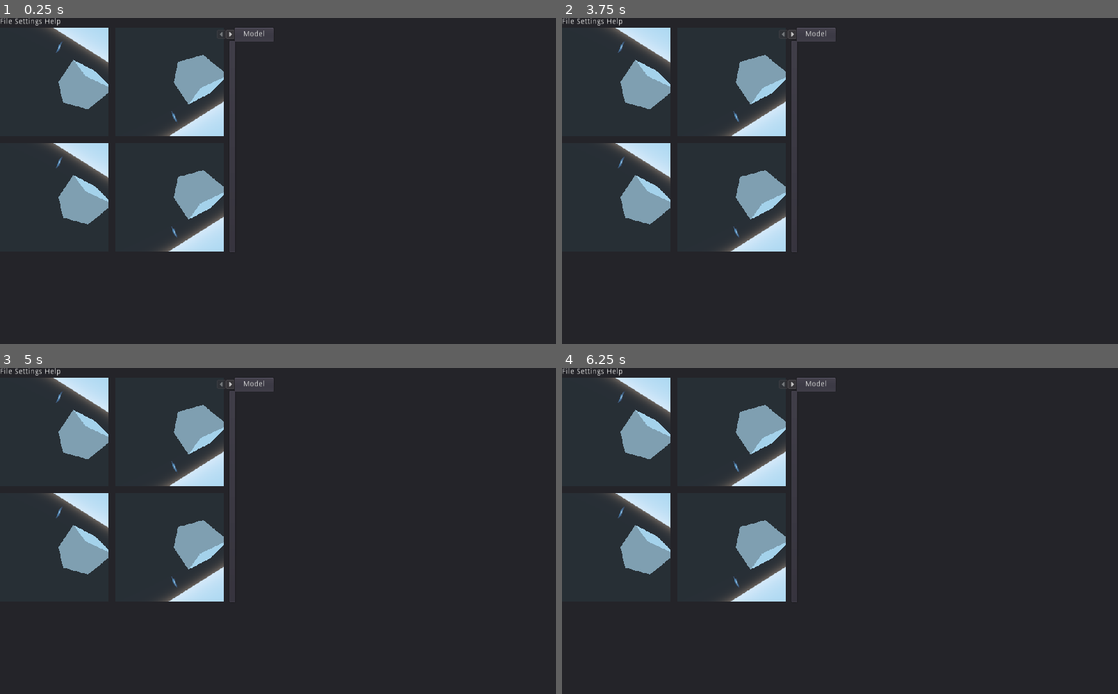
Above: before the commit, frames 1-4 (two rows, left to right).
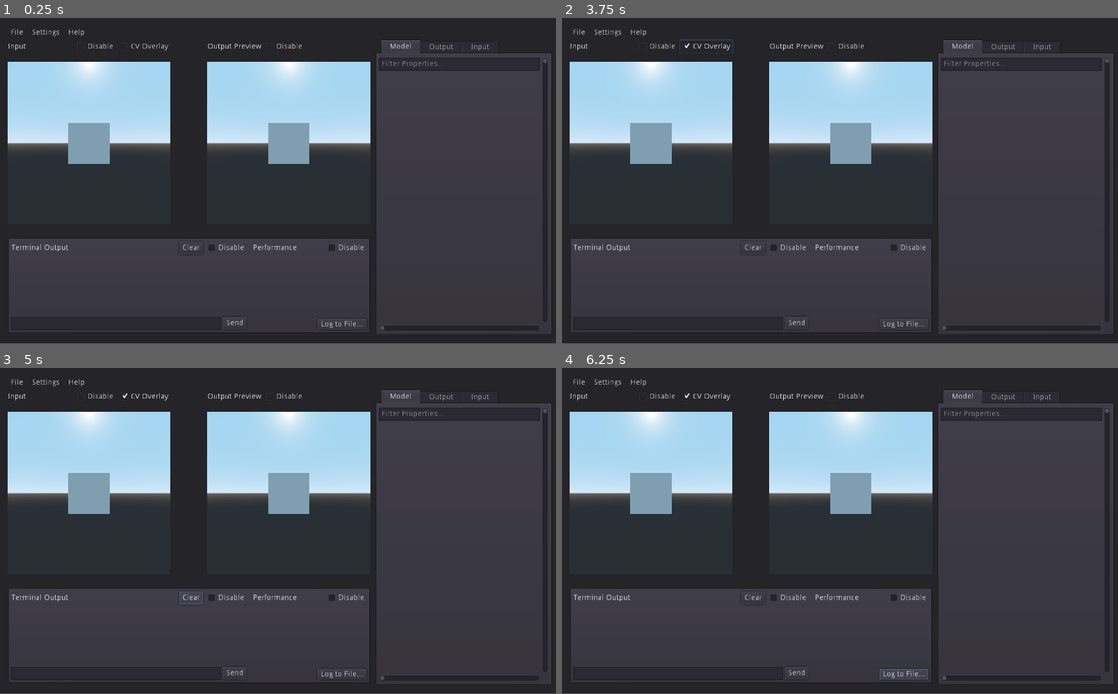
Above: after the commit, the same moments.

Repository: l1npengtul/open2dholo
Game: Godot game, scene res://Open2DH.tscn
The game is run twice, just before and just after one commit, with the same random seed, the same clock (stepped at 60 frames per second) and the same inputs. The engine's default icon, where the game draws it, is replaced by a stand-in: a white triangle on a blue panel in a dark square.
Inputs (mouse positions are in pixels of both pictures, inside the frame that each line leads up to):
- Up to frame 1 (0.25 s): no input
- Up to frame 2 (3.75 s): click (578, 31) at 0.5 s, where only the run after the commit has a clickable "File"; click (606, 31) at 1.25 s, where only the run after the commit has a clickable "Settings"; click (639, 31) at 2 s, where only the run after the commit has a clickable "Help"; click (656, 47) at 2.75 s, where only the run after the commit has a clickable "Disable"; click (706, 47) at 3.5 s, where only the run after the commit has a clickable "CV Overlay"
- Up to frame 3 (5 s): click (189, 599) at 4.25 s, where only the run after the commit has a clickable "Clear"
- Up to frame 4 (6.25 s): click (795, 674) at 5 s, where only the run after the commit has a clickable "Send"; click (906, 674) at 5.75 s, where only the run after the commit has a clickable "Log to File..."
In our replay, the window is 800x469 before the commit and 800x468 after it. These sizes can differ from the game's own. Grey fills any space a smaller window leaves; there, only what the larger window draws over its background counts as a difference.

The runs differ from the first frame. In frame 1, 48% of the frame differs, in the area x 0-100%, y 0-97%; in frame 2, 48%; in frame 3, 48%; in frame 4, 48%.

Commit message:
reformed UI

Diff:
--- /dev/null
+++ b/Model.tscn
@@ -0,0 +1,17 @@
+[gd_scene load_steps=2 format=2]
+
+[sub_resource type="CubeMesh" id=1]
+
+[node name="Viewport" type="Viewport"]
+size = Vector2( 600, 600 )
+render_target_v_flip = true
+
+[node name="Spatial" type="Spatial" parent="."]
+
+[node name="MeshInstance" type="MeshInstance" parent="Spatial"]
+mesh = SubResource( 1 )
+material/0 = null
+
+[node name="Camera" type="Camera" parent="."]
+transform = Transform( 1, 0, 0, 0, 1, 0, 0, 0, 1, 0, 0, 6.6067 )
+current = true
--- a/Open2DH.tscn
+++ b/Open2DH.tscn
@@ -1,12 +1,12 @@
 [gd_scene load_steps=4 format=2]
 
-[ext_resource path="res://test_wrld.tscn" type="PackedScene" id=1]
+[ext_resource path="res://Model.tscn" type="PackedScene" id=1]
 
 [sub_resource type="ViewportTexture" id=1]
-viewport_path = NodePath("Open2GHMainUINode/Panel/VBoxContainer/HSplitContainer/HSplitContainer/VSplitContainer2/ViewportContainer/Viewport")
+viewport_path = NodePath("Viewport")
 
 [sub_resource type="ViewportTexture" id=2]
-viewport_path = NodePath("Open2GHMainUINode/Panel/VBoxContainer/HSplitContainer/HSplitContainer/VSplitContainer2/ViewportContainer2/Viewport")
+viewport_path = NodePath("Viewport")
 
 [node name="Open2DH" type="Control"]
 anchor_right = 1.0
@@ -16,8 +16,8 @@
 }
 
 [node name="ColorRect" type="ColorRect" parent="."]
-margin_right = 1026.0
-margin_bottom = 616.0
+margin_right = 1251.0
+margin_bottom = 754.0
 grow_horizontal = 2
 grow_vertical = 2
 size_flags_horizontal = 3
@@ -35,132 +35,288 @@
 }
 
 [node name="Panel" type="Panel" parent="Open2GHMainUINode"]
-margin_right = 1056.0
-margin_bottom = 613.0
+margin_left = -1.68188
+margin_right = 1098.32
+margin_bottom = 684.0
+size_flags_horizontal = 3
+size_flags_vertical = 3
 __meta__ = {
 "_edit_use_anchors_": false
 }
 
 [node name="VBoxContainer" type="VBoxContainer" parent="Open2GHMainUINode/Panel"]
-margin_right = 40.0
-margin_bottom = 40.0
+margin_left = 16.0
+margin_top = 17.0
+margin_right = 1016.0
+margin_bottom = 582.0
+size_flags_horizontal = 3
+size_flags_vertical = 3
 __meta__ = {
 "_edit_use_anchors_": false
 }
 
 [node name="HBoxContainer" type="HBoxContainer" parent="Open2GHMainUINode/Panel/VBoxContainer"]
-margin_right = 432.0
-margin_bottom = 14.0
+margin_right = 1000.0
+margin_bottom = 20.0
 
 [node name="HBoxContainer" type="HBoxContainer" parent="Open2GHMainUINode/Panel/VBoxContainer/HBoxContainer"]
-margin_right = 112.0
-margin_bottom = 14.0
-
-[node name="File" type="Label" parent="Open2GHMainUINode/Panel/VBoxContainer/HBoxContainer/HBoxContainer"]
-margin_right = 23.0
-margin_bottom = 14.0
+margin_right = 148.0
+margin_bottom = 20.0
+
+[node name="File" type="MenuButton" parent="Open2GHMainUINode/Panel/VBoxContainer/HBoxContainer/HBoxContainer"]
+margin_right = 35.0
+margin_bottom = 20.0
+size_flags_horizontal = 12
+size_flags_vertical = 12
 text = "File"
 
-[node name="Settings" type="Label" parent="Open2GHMainUINode/Panel/VBoxContainer/HBoxContainer/HBoxContainer"]
-margin_left = 27.0
-margin_right = 78.0
-margin_bottom = 14.0
+[node name="PopupMenu2" type="PopupMenu" parent="Open2GHMainUINode/Panel/VBoxContainer/HBoxContainer/HBoxContainer/File"]
+margin_right = 20.0
+margin_bottom = 20.0
+popup_exclusive = true
+allow_search = true
+
+[node name="Settings" type="MenuButton" parent="Open2GHMainUINode/Panel/VBoxContainer/HBoxContainer/HBoxContainer"]
+margin_left = 39.0
+margin_right = 102.0
+margin_bottom = 20.0
+size_flags_horizontal = 12
+size_flags_vertical = 12
 text = "Settings"
 
-[node name="Help" type="Label" parent="Open2GHMainUINode/Panel/VBoxContainer/HBoxContainer/HBoxContainer"]
-margin_left = 82.0
-margin_right = 112.0
-margin_bottom = 14.0
+[node name="PopupMenu2" type="PopupMenu" parent="Open2GHMainUINode/Panel/VBoxContainer/HBoxContainer/HBoxContainer/Settings"]
+margin_right = 20.0
+margin_bottom = 20.0
+popup_exclusive = true
+allow_search = true
+
+[node name="Help" type="MenuButton" parent="Open2GHMainUINode/Panel/VBoxContainer/HBoxContainer/HBoxContainer"]
+margin_left = 106.0
+margin_right = 148.0
+margin_bottom = 20.0
+size_flags_horizontal = 12
+size_flags_vertical = 12
 text = "Help"
 
+[node name="PopupMenu2" type="PopupMenu" parent="Open2GHMainUINode/Panel/VBoxContainer/HBoxContainer/HBoxContainer/Help"]
+margin_right = 20.0
+margin_bottom = 20.0
+popup_exclusive = true
+allow_search = true
+
 [node name="HSplitContainer" type="HSplitContainer" parent="Open2GHMainUINode/Panel/VBoxContainer"]
-margin_top = 18.0
-margin_right = 432.0
-margin_bottom = 430.0
-grow_horizontal = 2
+margin_top = 24.0
+margin_right = 1000.0
+margin_bottom = 565.0
 grow_vertical = 2
 size_flags_horizontal = 3
 size_flags_vertical = 3
-
-[node name="HSplitContainer" type="HSplitContainer" parent="Open2GHMainUINode/Panel/VBoxContainer/HSplitContainer"]
-margin_right = 412.0
-margin_bottom = 412.0
-
-[node name="VSplitContainer2" type="VSplitContainer" parent="Open2GHMainUINode/Panel/VBoxContainer/HSplitContainer/HSplitContainer"]
-margin_right = 200.0
-margin_bottom = 412.0
-rect_min_size = Vector2( 100, 100 )
-size_flags_horizontal = 3
-size_flags_vertical = 3
-
-[node name="ViewportContainer" type="ViewportContainer" parent="Open2GHMainUINode/Panel/VBoxContainer/HSplitContainer/HSplitContainer/VSplitContainer2"]
-margin_right = 200.0
-margin_bottom = 200.0
-rect_min_size = Vector2( 200, 200 )
+split_offset = 60
+
+[node name="VSplitContainer" type="VSplitContainer" parent="Open2GHMainUINode/Panel/VBoxContainer/HSplitContainer"]
+margin_right = 668.0
+margin_bottom = 541.0
+split_offset = 24
+
+[node name="HSplitContainer2" type="HBoxContainer" parent="Open2GHMainUINode/Panel/VBoxContainer/HSplitContainer/VSplitContainer"]
+margin_right = 668.0
+margin_bottom = 352.0
+size_flags_horizontal = 3
+
+[node name="VBoxContainer" type="VBoxContainer" parent="Open2GHMainUINode/Panel/VBoxContainer/HSplitContainer/VSplitContainer/HSplitContainer2"]
+margin_right = 300.0
+margin_bottom = 352.0
+size_flags_vertical = 3
+alignment = 1
+__meta__ = {
+"_edit_use_anchors_": false
+}
+
+[node name="HBoxContainer" type="HBoxContainer" parent="Open2GHMainUINode/Panel/VBoxContainer/HSplitContainer/VSplitContainer/HSplitContainer2/VBoxContainer"]
+margin_right = 300.0
+margin_bottom = 24.0
+size_flags_horizontal = 3
+
+[node name="Input" type="Label" parent="Open2GHMainUINode/Panel/VBoxContainer/HSplitContainer/VSplitContainer/HSplitContainer2/VBoxContainer/HBoxContainer"]
+margin_top = 5.0
+margin_right = 119.0
+margin_bottom = 19.0
+size_flags_horizontal = 3
+text = "Input"
+
+[node name="CheckBox" type="CheckBox" parent="Open2GHMainUINode/Panel/VBoxContainer/HSplitContainer/VSplitContainer/HSplitContainer2/VBoxContainer/HBoxContainer"]
+margin_left = 123.0
+margin_right = 199.0
+margin_bottom = 24.0
+text = "Disable"
+
+[node name="CheckBox2" type="CheckBox" parent="Open2GHMainUINode/Panel/VBoxContainer/HSplitContainer/VSplitContainer/HSplitContainer2/VBoxContainer/HBoxContainer"]
+margin_left = 203.0
+margin_right = 300.0
+margin_bottom = 24.0
+text = "CV Overlay"
+
+[node name="TextureRect" type="TextureRect" parent="Open2GHMainUINode/Panel/VBoxContainer/HSplitContainer/VSplitContainer/HSplitContainer2/VBoxContainer"]
+margin_top = 28.0
+margin_right = 300.0
+margin_bottom = 352.0
+size_flags_horizontal = 3
+size_flags_vertical = 3
+texture = SubResource( 1 )
+stretch_mode = 4
+
+[node name="Control" type="Control" parent="Open2GHMainUINode/Panel/VBoxContainer/HSplitContainer/VSplitContainer/HSplitContainer2"]
+margin_left = 304.0
+margin_right = 364.0
+margin_bottom = 352.0
+size_flags_horizontal = 3
+
+[node name="VBoxContainer2" type="VBoxContainer" parent="Open2GHMainUINode/Panel/VBoxContainer/HSplitContainer/VSplitContainer/HSplitContainer2"]
+margin_left = 368.0
+margin_right = 668.0
+margin_bottom = 352.0
+size_flags_vertical = 3
+alignment = 2
+
+[node name="HBoxContainer" type="HBoxContainer" parent="Open2GHMainUINode/Panel/VBoxContainer/HSplitContainer/VSplitContainer/HSplitContainer2/VBoxContainer2"]
+margin_right = 179.0
+margin_bottom = 24.0
 size_flags_horizontal = 0
 size_flags_vertical = 0
-stretch = true
-
-[node name="Viewport" type="Viewport" parent="Open2GHMainUINode/Panel/VBoxContainer/HSplitContainer/HSplitContainer/VSplitContainer2/ViewportContainer"]
-size = Vector2( 200, 200 )
-size_override_stretch = true
-handle_input_locally = false
-render_target_update_mode = 3
-
-[node name="Spatial" parent="Open2GHMainUINode/Panel/VBoxContainer/HSplitContainer/HSplitContainer/VSplitContainer2/ViewportContainer/Viewport" instance=ExtResource( 1 )]
-
-[node name="ViewportContainer2" type="ViewportContainer" parent="Open2GHMainUINode/Panel/VBoxContainer/HSplitContainer/HSplitContainer/VSplitContainer2"]
-margin_top = 212.0
-margin_right = 200.0
-margin_bottom = 412.0
-rect_min_size = Vector2( 200, 200 )
-size_flags_horizontal = 0
-size_flags_vertical = 2
-stretch = true
-
-[node name="Viewport" type="Viewport" parent="Open2GHMainUINode/Panel/VBoxContainer/HSplitContainer/HSplitContainer/VSplitContainer2/ViewportContainer2"]
-size = Vector2( 200, 200 )
-size_override_stretch = true
-handle_input_locally = false
-render_target_update_mode = 3
-
-[node name="Spatial" parent="Open2GHMainUINode/Panel/VBoxContainer/HSplitContainer/HSplitContainer/VSplitContainer2/ViewportContainer2/Viewport" instance=ExtResource( 1 )]
-
-[node name="VSplitContainer" type="VSplitContainer" parent="Open2GHMainUINode/Panel/VBoxContainer/HSplitContainer/HSplitContainer"]
-margin_left = 212.0
-margin_right = 412.0
-margin_bottom = 412.0
-
-[node name="TextureRect" type="TextureRect" parent="Open2GHMainUINode/Panel/VBoxContainer/HSplitContainer/HSplitContainer/VSplitContainer"]
-margin_right = 200.0
-margin_bottom = 200.0
-size_flags_horizontal = 0
-size_flags_vertical = 0
-texture = SubResource( 1 )
-
-[node name="TextureRect2" type="TextureRect" parent="Open2GHMainUINode/Panel/VBoxContainer/HSplitContainer/HSplitContainer/VSplitContainer"]
-margin_top = 212.0
-margin_right = 200.0
-margin_bottom = 412.0
-size_flags_horizontal = 0
-size_flags_vertical = 0
+
+[node name="Label" type="Label" parent="Open2GHMainUINode/Panel/VBoxContainer/HSplitContainer/VSplitContainer/HSplitContainer2/VBoxContainer2/HBoxContainer"]
+margin_top = 5.0
+margin_right = 99.0
+margin_bottom = 19.0
+size_flags_horizontal = 3
+text = "Output Preview"
+
+[node name="CheckBox" type="CheckBox" parent="Open2GHMainUINode/Panel/VBoxContainer/HSplitContainer/VSplitContainer/HSplitContainer2/VBoxContainer2/HBoxContainer"]
+margin_left = 103.0
+margin_right = 179.0
+margin_bottom = 24.0
+text = "Disable"
+
+[node name="TextureRect2" type="TextureRect" parent="Open2GHMainUINode/Panel/VBoxContainer/HSplitContainer/VSplitContainer/HSplitContainer2/VBoxContainer2"]
+margin_top = 28.0
+margin_right = 300.0
+margin_bottom = 352.0
+size_flags_horizontal = 3
+size_flags_vertical = 3
 texture = SubResource( 2 )
+stretch_mode = 4
+
+[node name="PanelContainer" type="PanelContainer" parent="Open2GHMainUINode/Panel/VBoxContainer/HSplitContainer/VSplitContainer"]
+margin_top = 364.0
+margin_right = 668.0
+margin_bottom = 541.0
+
+[node name="HSplitContainer" type="HSplitContainer" parent="Open2GHMainUINode/Panel/VBoxContainer/HSplitContainer/VSplitContainer/PanelContainer"]
+margin_left = 7.0
+margin_top = 7.0
+margin_right = 661.0
+margin_bottom = 170.0
+split_offset = 200
+
+[node name="VBoxContainer" type="VBoxContainer" parent="Open2GHMainUINode/Panel/VBoxContainer/HSplitContainer/VSplitContainer/PanelContainer/HSplitContainer"]
+margin_right = 433.0
+margin_bottom = 163.0
+__meta__ = {
+"_edit_use_anchors_": false
+}
+
+[node name="HBoxContainer" type="HBoxContainer" parent="Open2GHMainUINode/Panel/VBoxContainer/HSplitContainer/VSplitContainer/PanelContainer/HSplitContainer/VBoxContainer"]
+margin_right = 433.0
+margin_bottom = 24.0
+
+[node name="Label" type="Label" parent="Open2GHMainUINode/Panel/VBoxContainer/HSplitContainer/VSplitContainer/PanelContainer/HSplitContainer/VBoxContainer/HBoxContainer"]
+margin_top = 5.0
+margin_right = 305.0
+margin_bottom = 19.0
+size_flags_horizontal = 3
+text = "Terminal Output"
+
+[node name="Button" type="Button" parent="Open2GHMainUINode/Panel/VBoxContainer/HSplitContainer/VSplitContainer/PanelContainer/HSplitContainer/VBoxContainer/HBoxContainer"]
+margin_left = 309.0
+margin_right = 353.0
+margin_bottom = 24.0
+hint_tooltip = "Clear the current log output"
+text = "Clear"
+
+[node name="CheckBox" type="CheckBox" parent="Open2GHMainUINode/Panel/VBoxContainer/HSplitContainer/VSplitContainer/PanelContainer/HSplitContainer/VBoxContainer/HBoxContainer"]
+margin_left = 357.0
+margin_right = 433.0
+margin_bottom = 24.0
+text = "Disable"
+
+[node name="RichTextLabel" type="RichTextLabel" parent="Open2GHMainUINode/Panel/VBoxContainer/HSplitContainer/VSplitContainer/PanelContainer/HSplitContainer/VBoxContainer"]
+margin_top = 28.0
+margin_right = 433.0
+margin_bottom = 135.0
+size_flags_horizontal = 3
+size_flags_vertical = 3
+
+[node name="HBoxContainer2" type="HBoxContainer" parent="Open2GHMainUINode/Panel/VBoxContainer/HSplitContainer/VSplitContainer/PanelContainer/HSplitContainer/VBoxContainer"]
+margin_top = 139.0
+margin_right = 433.0
+margin_bottom = 163.0
+
+[node name="LineEdit" type="LineEdit" parent="Open2GHMainUINode/Panel/VBoxContainer/HSplitContainer/VSplitContainer/PanelContainer/HSplitContainer/VBoxContainer/HBoxContainer2"]
+margin_right = 386.0
+margin_bottom = 24.0
+size_flags_horizontal = 3
+
+[node name="Send" type="Button" parent="Open2GHMainUINode/Panel/VBoxContainer/HSplitContainer/VSplitContainer/PanelContainer/HSplitContainer/VBoxContainer/HBoxContainer2"]
+margin_left = 390.0
+margin_right = 433.0
+margin_bottom = 24.0
+text = "Send"
+
+[node name="VBoxContainer2" type="VBoxContainer" parent="Open2GHMainUINode/Panel/VBoxContainer/HSplitContainer/VSplitContainer/PanelContainer/HSplitContainer"]
+margin_left = 445.0
+margin_right = 654.0
+margin_bottom = 163.0
+
+[node name="HBoxContainer" type="HBoxContainer" parent="Open2GHMainUINode/Panel/VBoxContainer/HSplitContainer/VSplitContainer/PanelContainer/HSplitContainer/VBoxContainer2"]
+margin_right = 209.0
+margin_bottom = 24.0
+
+[node name="Label" type="Label" parent="Open2GHMainUINode/Panel/VBoxContainer/HSplitContainer/VSplitContainer/PanelContainer/HSplitContainer/VBoxContainer2/HBoxContainer"]
+margin_top = 5.0
+margin_right = 81.0
+margin_bottom = 19.0
+size_flags_horizontal = 2
+text = "Performance"
+
+[node name="CheckBox" type="CheckBox" parent="Open2GHMainUINode/Panel/VBoxContainer/HSplitContainer/VSplitContainer/PanelContainer/HSplitContainer/VBoxContainer2/HBoxContainer"]
+margin_left = 133.0
+margin_right = 209.0
+margin_bottom = 24.0
+text = "Disable"
+
+[node name="RichTextLabel" type="RichTextLabel" parent="Open2GHMainUINode/Panel/VBoxContainer/HSplitContainer/VSplitContainer/PanelContainer/HSplitContainer/VBoxContainer2"]
+margin_top = 28.0
+margin_right = 209.0
+margin_bottom = 139.0
+size_flags_horizontal = 9
+size_flags_vertical = 3
+
+[node name="Button" type="Button" parent="Open2GHMainUINode/Panel/VBoxContainer/HSplitContainer/VSplitContainer/PanelContainer/HSplitContainer/VBoxContainer2"]
+margin_left = 119.0
+margin_top = 143.0
+margin_right = 209.0
+margin_bottom = 163.0
+size_flags_horizontal = 8
+size_flags_vertical = 8
+text = "Log to File..."
 
 [node name="TabContainer" type="TabContainer" parent="Open2GHMainUINode/Panel/VBoxContainer/HSplitContainer"]
-margin_left = 424.0
-margin_right = 432.0
-margin_bottom = 412.0
+margin_left = 680.0
+margin_right = 1000.0
+margin_bottom = 541.0
 tab_align = 0
 
-[node name="Model" type="Control" parent="Open2GHMainUINode/Panel/VBoxContainer/HSplitContainer/TabContainer"]
-anchor_right = 1.0
-anchor_bottom = 1.0
-margin_left = 4.0
-margin_top = 32.0
-margin_right = -4.0
-margin_bottom = -4.0
-
-[node name="Camera" type="Control" parent="Open2GHMainUINode/Panel/VBoxContainer/HSplitContainer/TabContainer"]
+[node name="Model" type="VBoxContainer" parent="Open2GHMainUINode/Panel/VBoxContainer/HSplitContainer/TabContainer"]
 visible = false
 anchor_right = 1.0
 anchor_bottom = 1.0
@@ -168,8 +324,50 @@
 margin_top = 32.0
 margin_right = -4.0
 margin_bottom = -4.0
-
-[node name="Output" type="Control" parent="Open2GHMainUINode/Panel/VBoxContainer/HSplitContainer/TabContainer"]
+size_flags_horizontal = 3
+size_flags_vertical = 3
+
+[node name="Grid" type="GridContainer" parent="Open2GHMainUINode/Panel/VBoxContainer/HSplitContainer/TabContainer/Model"]
+margin_right = 312.0
+margin_bottom = 501.0
+size_flags_horizontal = 3
+size_flags_vertical = 3
+columns = 2
+
+[node name="VBoxContainer" type="VBoxContainer" parent="Open2GHMainUINode/Panel/VBoxContainer/HSplitContainer/TabContainer/Model/Grid"]
+margin_right = 296.0
+margin_bottom = 485.0
+size_flags_horizontal = 3
+size_flags_vertical = 3
+
+[node name="LineEdit" type="LineEdit" parent="Open2GHMainUINode/Panel/VBoxContainer/HSplitContainer/TabContainer/Model/Grid/VBoxContainer"]
+margin_right = 296.0
+margin_bottom = 24.0
+placeholder_text = "Filter Properties..."
+
+[node name="VBoxContainer" type="VBoxContainer" parent="Open2GHMainUINode/Panel/VBoxContainer/HSplitContainer/TabContainer/Model/Grid/VBoxContainer"]
+margin_top = 28.0
+margin_right = 296.0
+margin_bottom = 485.0
+size_flags_horizontal = 3
+size_flags_vertical = 3
+
+[node name="VScrollBar" type="VScrollBar" parent="Open2GHMainUINode/Panel/VBoxContainer/HSplitContainer/TabContainer/Model/Grid"]
+margin_left = 300.0
+margin_right = 312.0
+margin_bottom = 485.0
+size_flags_horizontal = 8
+size_flags_vertical = 3
+__meta__ = {
+"_edit_use_anchors_": false
+}
+
+[node name="HScrollBar" type="HScrollBar" parent="Open2GHMainUINode/Panel/VBoxContainer/HSplitContainer/TabContainer/Model/Grid"]
+margin_top = 489.0
+margin_right = 296.0
+margin_bottom = 501.0
+
+[node name="Output" type="VBoxContainer" parent="Open2GHMainUINode/Panel/VBoxContainer/HSplitContainer/TabContainer"]
 visible = false
 anchor_right = 1.0
 anchor_bottom = 1.0
@@ -178,5 +376,76 @@
 margin_right = -4.0
 margin_bottom = -4.0
 
-[node name="Spatial" type="Spatial" parent="."]
-transform = Transform( 1, 0, 0, 0, 1, 0, 0, 0, 1, 0, 0, -2.55906 )
+[node name="GridContainer" type="GridContainer" parent="Open2GHMainUINode/Panel/VBoxContainer/HSplitContainer/TabContainer/Output"]
+margin_right = 312.0
+margin_bottom = 505.0
+size_flags_horizontal = 3
+size_flags_vertical = 3
+columns = 2
+
+[node name="VBoxContainer" type="VBoxContainer" parent="Open2GHMainUINode/Panel/VBoxContainer/HSplitContainer/TabContainer/Output/GridContainer"]
+margin_right = 296.0
+margin_bottom = 489.0
+size_flags_horizontal = 3
+size_flags_vertical = 3
+
+[node name="LineEdit" type="LineEdit" parent="Open2GHMainUINode/Panel/VBoxContainer/HSplitContainer/TabContainer/Output/GridContainer/VBoxContainer"]
+margin_right = 296.0
+margin_bottom = 24.0
+
+[node name="VBoxContainer" type="VBoxContainer" parent="Open2GHMainUINode/Panel/VBoxContainer/HSplitContainer/TabContainer/Output/GridContainer/VBoxContainer"]
+margin_top = 28.0
+margin_right = 296.0
+margin_bottom = 28.0
+
+[node name="VScrollBar" type="VScrollBar" parent="Open2GHMainUINode/Panel/VBoxContainer/HSplitContainer/TabContainer/Output/GridContainer"]
+margin_left = 300.0
+margin_right = 312.0
+margin_bottom = 489.0
+
+[node name="HScrollBar" type="HScrollBar" parent="Open2GHMainUINode/Panel/VBoxContainer/HSplitContainer/TabContainer/Output/GridContainer"]
+margin_top = 493.0
+margin_right = 296.0
+margin_bottom = 505.0
+
+[node name="Input" type="VBoxContainer" parent="Open2GHMainUINode/Panel/VBoxContainer/HSplitContainer/TabContainer"]
+anchor_right = 1.0
+anchor_bottom = 1.0
+margin_left = 4.0
+margin_top = 32.0
+margin_right = -4.0
+margin_bottom = -4.0
+
+[node name="GridContainer" type="GridContainer" parent="Open2GHMainUINode/Panel/VBoxContainer/HSplitContainer/TabContainer/Input"]
+margin_right = 312.0
+margin_bottom = 505.0
+size_flags_horizontal = 3
+size_flags_vertical = 3
+columns = 2
+
+[node name="VBoxContainer" type="VBoxContainer" parent="Open2GHMainUINode/Panel/VBoxContainer/HSplitContainer/TabContainer/Input/GridContainer"]
+margin_right = 296.0
+margin_bottom = 489.0
+
+[node name="LineEdit" type="LineEdit" parent="Open2GHMainUINode/Panel/VBoxContainer/HSplitContainer/TabContainer/Input/GridContainer/VBoxContainer"]
+margin_right = 296.0
+margin_bottom = 24.0
+
+[node name="VScrollBar" type="VScrollBar" parent="Open2GHMainUINode/Panel/VBoxContainer/HSplitContainer/TabContainer/Input/GridContainer"]
+margin_left = 300.0
+margin_right = 312.0
+margin_bottom = 489.0
+size_flags_vertical = 3
+
+[node name="HScrollBar" type="HScrollBar" parent="Open2GHMainUINode/Panel/VBoxContainer/HSplitContainer/TabContainer/Input/GridContainer"]
+margin_top = 493.0
+margin_right = 296.0
+margin_bottom = 505.0
+size_flags_horizontal = 3
+
+[node name="Viewport" parent="." instance=ExtResource( 1 )]
+size = Vector2( 300, 300 )
+
+[node name="Camera2D" type="Camera2D" parent="."]
+position = Vector2( 512, 300 )
+current = true
--- a/project.godot
+++ b/project.godot
@@ -22,7 +22,7 @@
 [display]
 
 window/stretch/mode="2d"
-window/stretch/aspect="expand"
+window/stretch/aspect="keep"
 
 [editor_plugins]
 
@@ -30,4 +30,5 @@
 
 [rendering]
 
+threads/thread_model=2
 environment/default_environment="res://default_env.tres"
--- a/test_wrld.tscn
+++ /dev/null
@@ -1,20 +0,0 @@
-[gd_scene load_steps=3 format=2]
-
-[ext_resource path="res://icon.png" type="Texture" id=1]
-
-[sub_resource type="CubeMesh" id=1]
-
-[node name="Spatial" type="Spatial"]
-
-[node name="Sprite3D" type="Sprite3D" parent="."]
-transform = Transform( 0.57382, 0.818982, -2.98023e-08, -0.818981, 0.57382, -1.49012e-07, 2.98023e-08, -2.98023e-08, 1, -1.38877, 1.52592, 0.657422 )
-texture = ExtResource( 1 )
-
-[node name="MeshInstance" type="MeshInstance" parent="."]
-transform = Transform( 1, 1.15484e-07, 6.70552e-08, 1.41561e-07, 1, 5.96046e-07, 3.72529e-08, -6.25849e-07, 1, -0.181775, 0.297875, -1.52775 )
-mesh = SubResource( 1 )
-material/0 = null
-
-[node name="Camera" type="Camera" parent="."]
-transform = Transform( 0.0814564, -0.602178, 0.794196, 0.459306, 0.729866, 0.506293, -0.884535, 0.323538, 0.336036, 3.67964, 2.23753, 1.83551 )
-current = true
